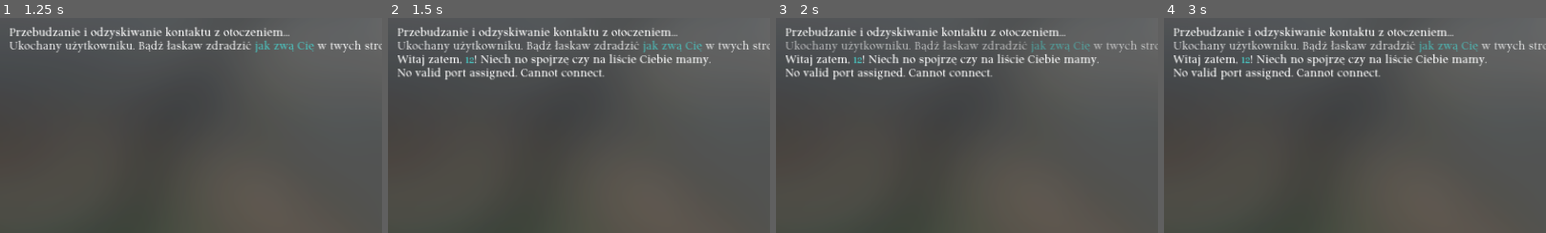
Above: before the commit, frames 1-4 (left to right).
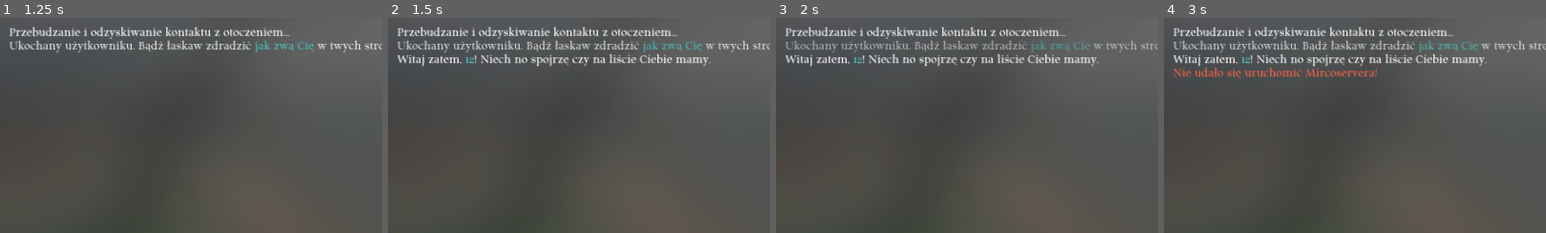
Above: after the commit, the same moments.

Repository: MoonyTheDream/morphoLogic
Game: Godot game, scene res://scenes/prototype.tscn
The game is run twice, just before and just after one commit, with the same random seed, the same clock (stepped at 60 frames per second) and the same inputs.
Inputs (mouse positions are % of the whole screen's width and height, from its top left):
- Up to frame 1 (1.25 s): click (50, 93) at 0.52 s; type "12" at 0.6 s
- Up to frame 2 (1.5 s): tap Enter (enter_key) at 1.25, 1.35 s; hold Up (key_up) from 1.28 s (still down)
- Up to frame 3 (2 s): keep holding Up (key_up)
- Up to frame 4 (3 s): release Up (key_up) at 2.03 s; hold Down (key_down) 2.03-2.78 s; tap Enter (enter_key) at 2.1, 2.85 s; hold Up (key_up) from 2.78 s (still down)
The pictures show only the part of the screen within x 0-50%, y 0-50%; the shares and areas given below are measured in that part.

Frame 1 is identical in both runs. In frame 2, 1.2% of the frame differs, in the area x 2-57%, y 23-29%; in frame 3, 1.2%; in frame 4, 1.5%.
Error before the commit: Invalid type in function 'connect' in base 'Node (TCPDialog.gd)'. Cannot convert argument 2 from Nil to Callable. (res://TCPDialog.gd:64)

Commit message:
Sporo jakościowego reworku. Nie mam jeszcze potwierdzajki, że client połączony jest z serwerem.

Diff:
--- a/morphoLogicClient/ClientData.gd
+++ b/morphoLogicClient/ClientData.gd
@@ -1,3 +1,4 @@
 extends Node
 
 var version = "0.1.0"
+var username = null
--- a/morphoLogicClient/TCPDialog.gd
+++ b/morphoLogicClient/TCPDialog.gd
@@ -2,7 +2,6 @@
 
 # var microserver_process_id = null # storing process ID of microserver for cleanup
 var TCPClient = StreamPeerTCP.new()
-var is_tcp_connected = false
 const SERVER_IP = "127.0.0.1"
 const TEMP_FILE_PATH = "res://temp_port.txt"
 var assigned_port = -1
@@ -10,13 +9,14 @@
 # const SERVER_PORT = 6164
 signal new_data_arrived(data)
 var root
+# var username = null
 
 # Called when the node enters the scene tree for the first time.
 func _ready() -> void:
-	run_python_microserver()
+	# run_python_microserver()
 	root = get_tree().root
 
-func run_python_microserver():
+func run_python_microserver() -> bool:
 	# Executing Python script
 	var python_executable = ProjectSettings.globalize_path("res://")
 	python_executable += "microserver/kafka_env/bin/python3"
@@ -31,40 +31,52 @@
 	if microserver_process_id != -1:
 		microserver_process = microserver_process_id
 		print("Python microserver started successfully. Process: %s" % microserver_process)
-	else:
-		print("Failed to start Python microserver. :(")
+		var connected = await _initialize_tcp_connection()
+		if connected:
+			return true
+	print("Failed to start Python microserver. :(")
+	return false
 
-func read_port_from_temp_file():
-	var file = FileAccess.open(TEMP_FILE_PATH, FileAccess.READ)
+func _initialize_tcp_connection() -> bool:
+	var got_port = await read_port_from_temp_file()
+	if !got_port:
+		print("Failed to get a port to microserver.")
+		return false
+	if assigned_port == -1:
+		print("No valid port assigned. Cannot connect.")
+		return false
+	var connection_result = TCPClient.connect_to_host(SERVER_IP, assigned_port)
+	if connection_result == OK:
+		print("Connected to %s" % TCPClient.get_connected_host())
+		# connect("tree_exiting", _exit_tree())
+		return true
+	print("An error occured: %s" % connection_result)
+	return false
 
-	if file:
-		assigned_port = file.get_as_text().strip_edges().to_int()
-		file.close()
+func read_port_from_temp_file() -> bool:
+	var file = null
+	var tried = 0
 
-		# Delete file after reading
-		DirAccess.remove_absolute(TEMP_FILE_PATH)
-		print("Read port:", assigned_port, "and deleted temp file.")
-	else:
-		print("Port file not found!")
+	while true:
+		file = FileAccess.open(TEMP_FILE_PATH, FileAccess.READ)
+		if file:
+			assigned_port = file.get_as_text().strip_edges().to_int()
+			file.close()
 
-func initialize_connection(client_data: String) -> void:
-	var txt_f = root.get_node("BasicView/MainTextControls/MainTextField")
-	read_port_from_temp_file()
-	if assigned_port == -1:
-		txt_f.draw_new_message(tr("No valid port assigned. Cannot connect."))
-	is_tcp_connected = connect_to_microserver()
-	var message = ""
-	if  is_tcp_connected:
-		message = "Connected to microserver."
-		print(message)
+			# Delete file after reading
+			DirAccess.remove_absolute(TEMP_FILE_PATH)
+			print("Read port:", assigned_port, "and deleted temp file.")
+			return true
+		else:
+			tried += 1
+			if tried < 10:
+				await get_tree().create_timer(0.30).timeout
+				continue
+			print("Port file not found!")
+			return false
+	return false
 
-	else:
-		message = "Failed to connect to microserver!"
-		print(message)
-		connect("tree_exiting", _exit_tree())
-		return
-
-	# txt_f.draw_new_message(message)
+func initialize_server_connection(client_data):
 	send_tcp_message(client_data)
 	var tcp_t = Thread.new()
 	tcp_t.start(continously_receive_messages)
@@ -74,19 +86,11 @@
 	send_tcp_message("CLEANUP")
 	print("[GODOT] Python microserver has been slain.")
 
-func connect_to_microserver() -> bool:
-	var connection_result = TCPClient.connect_to_host(SERVER_IP, assigned_port)
-	if connection_result == OK:
-		print("Connected to %s" % TCPClient.get_connected_host())
-		return true
-	else:
-		print("An error occured: %s" % connection_result)
-	return false
 
 func continously_receive_messages() -> void:
 	while true:
 		TCPClient.poll()
-		if is_tcp_connected and TCPClient.get_status() == StreamPeerTCP.STATUS_CONNECTED:
+		if TCPClient.get_status() == StreamPeerTCP.STATUS_CONNECTED:
 			var available_bytes = TCPClient.get_available_bytes()
 			if available_bytes > 0:
 				var received_data = TCPClient.get_utf8_string(available_bytes)
@@ -97,10 +101,24 @@
 	new_data_arrived.emit(data)
 
 func send_tcp_message(message: String) -> void:
+	var wrap_message
+	if message == "CLEANUP":
+		wrap_message = message
+	else:
+		wrap_message = {
+			"auth": {
+				"username": ClientData.username,
+				"client_version": ClientData.version,
+				"timestamp": Time.get_unix_time_from_system(),
+				"client_ip": IP.get_local_addresses()
+			},
+			"client_input": message
+		}
+		wrap_message = JSON.stringify(wrap_message)
 	TCPClient.poll()
 	# var debug = TCPClient.get_status()
-	if is_tcp_connected and TCPClient.get_status() == StreamPeerTCP.STATUS_CONNECTED:
-		var data = message.to_utf8_buffer()
+	if TCPClient.get_status() == StreamPeerTCP.STATUS_CONNECTED:
+		var data = wrap_message.to_utf8_buffer()
 		TCPClient.put_data(data)
 		# print(data)
 		#TCPClient.put_utf8_string(message)
--- a/morphoLogicClient/scenes/line_edit.gd
+++ b/morphoLogicClient/scenes/line_edit.gd
@@ -12,7 +12,8 @@
 	await get_tree().create_timer(0.30).timeout # Better UX and time for other services to start
 
 	var username = await self.request_username()
-	TCPDialog.initialize_connection(_client_auth_json(username))
+	ClientData.username = username
+	TCPDialog.initialize_server_connection("REQUEST_SERVER_CONNECTION")
 
 	self.text_submitted.disconnect(_inputHandler)
 	self.text_submitted.connect(_send_to_tcp)
@@ -103,12 +104,12 @@
 	regex.compile("^[a-zA-Z0-9_-]+$")  # Allows only letters, numbers, _ and -
 	return regex.search(username_text) != null
 
-func _client_auth_json(username: String) -> String:
-	var data = {
-		"username": username,
-		"client_version": ClientData.version
-	}
-	return JSON.stringify(data)
+# func _client_auth_json(username: String) -> String:
+# 	var data = {
+# 		"username": username,
+# 		"client_version": ClientData.version
+# 	}
+# 	return JSON.stringify(data)
 
 
 # Called every frame. 'delta' is the elapsed time since the previous frame.
--- a/morphoLogicClient/scenes/rich_text_label.gd
+++ b/morphoLogicClient/scenes/rich_text_label.gd
@@ -2,8 +2,13 @@
 
 # Called when the node enters the scene tree for the first time.
 func _ready() -> void:
+	self.append_text(tr("Connecting...\n"))
+	var microserver_running = await TCPDialog.run_python_microserver()
+	if microserver_running:
+		draw_new_message(tr("[color=yellow_green]Microserver Running.[/color]\n"))
+	else:
+		draw_new_message(tr("[color=tomato]Failed to launch Microserver![/color]\n"))
 	TCPDialog.new_data_arrived.connect(parse_message)
-	self.append_text(tr("Connecting...\n"))
 
 
 # Called every frame. 'delta' is the elapsed time since the previous frame.
@@ -16,10 +21,7 @@
 
 func parse_message(data: String) -> void:
 	var data_dict = JSON.parse_string(data)
-	if data_dict.has("message"):
-		var to_send = data_dict["message"]
-		if data_dict["type"] == "error":
-			to_send = "[color=tomato]" + to_send + "[/color]"
-		if data_dict["type"] == "warning":
-			to_send = "[color=gold]" + to_send + "[/color]"
-		draw_new_message(to_send + "\n")
+	if data_dict.has("direct_messages") and data_dict["direct_messages"].size()>0:
+		var messages = data_dict["direct_messages"]
+		for m in messages:
+			draw_new_message(m + "\n")
Not shown, changed: morphoLogicClient/locale/en.pot
Binary file changed: morphoLogicClient/locale/pl/pl_PL.mo
Not shown, changed: morphoLogicClient/locale/pl/pl_PL.po
Not shown, changed: morphoLogicClient/microserver/microserver.py
